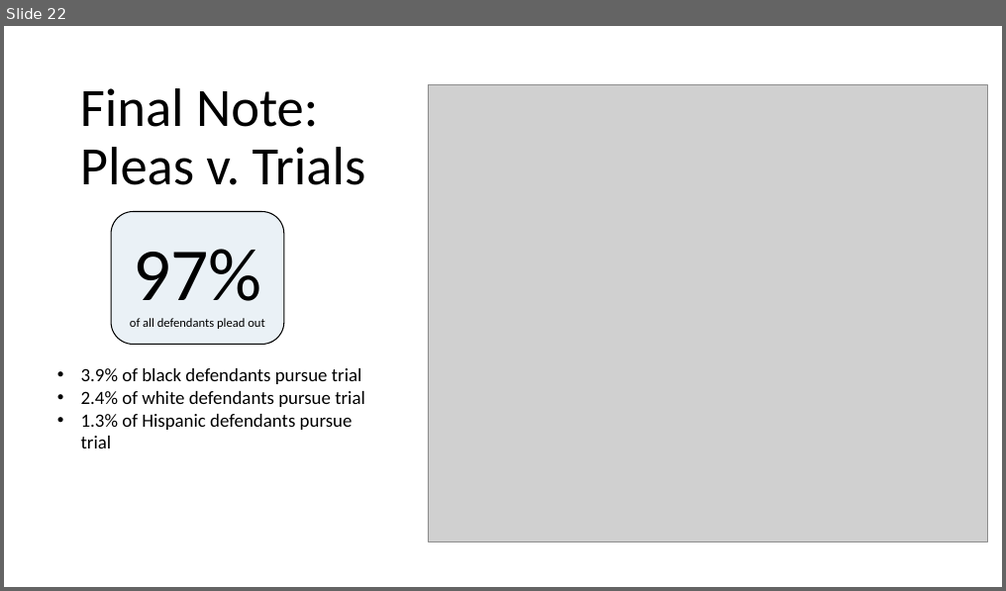
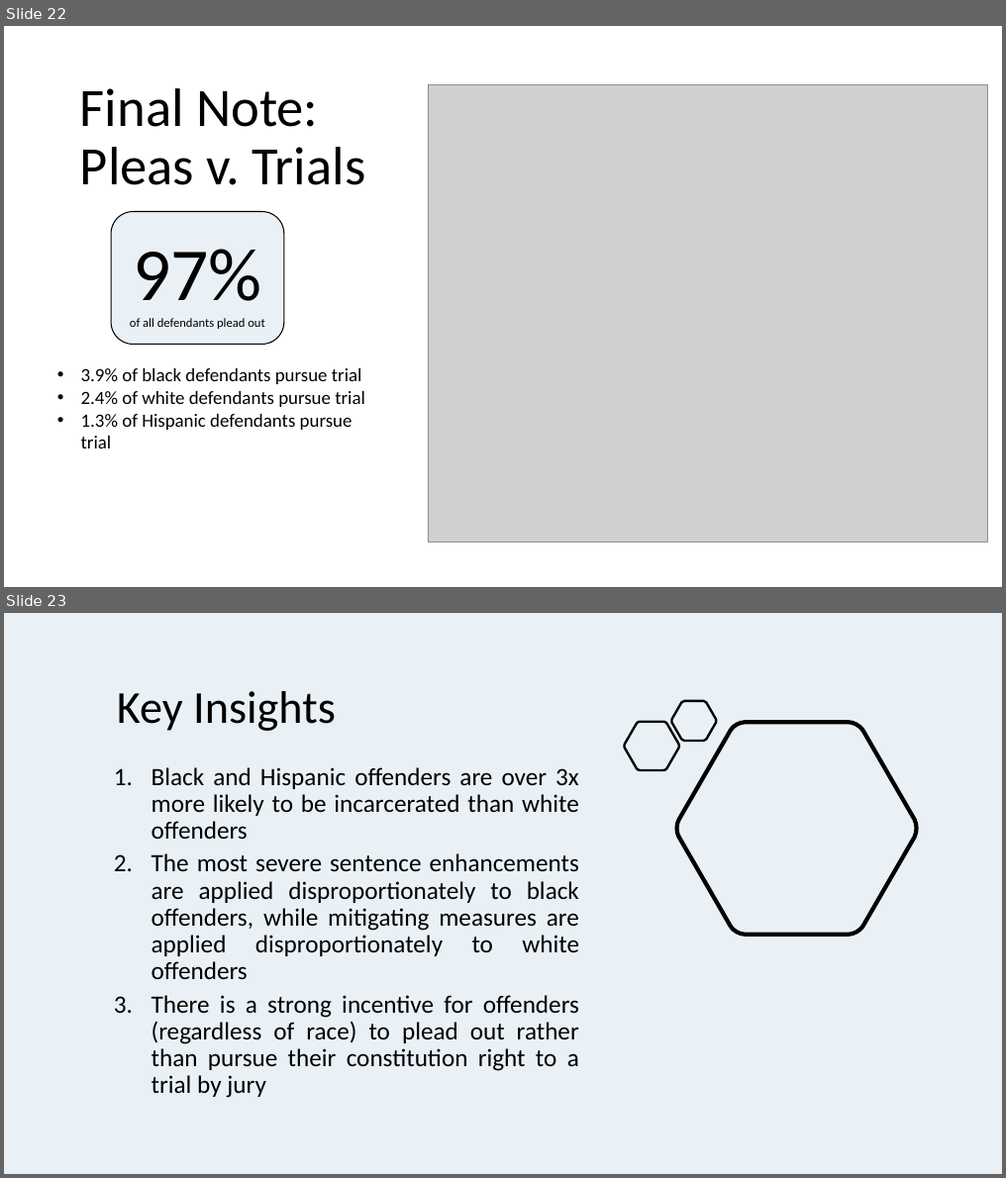
Before and after one commit to jenwhitson/sentencing_project, a slide deck: Presentation.pptx. Shown one above the other, each under a label of ours: slide 22 before the commit, slides 22 and 23 after it. The pictures are 1006x591 and 1006x1178 pixels, drawn with LibreOffice and Linux fonts; fonts in the diff are those of the drawing; grey boxes stand for pictures. Boxes give left, top, right and bottom in pixels: in the first picture for what was removed or moved away, otherwise in the second. Text is boxed around its words. In the diff, an @@ line names an element or a change of style, - is before the commit and + after.

```diff
--- a/Presentation.pptx
+++ b/Presentation.pptx
@@ slide 23 added at (x1=4, y1=613, x2=1002, y2=1174), background #EAF1F6 @@
@@ title added at (x1=117, y1=691, x2=336, y2=731), 44 pt, text #000000 @@
+Key Insights
@@ freeform shape added at (x1=672, y1=701, x2=717, y2=741), outline #000000 2.25 pt @@
@@ freeform shape added at (x1=624, y1=722, x2=679, y2=770), outline #000000 2.25 pt @@
@@ freeform shape added at (x1=677, y1=722, x2=917, y2=935), outline #000000 4 pt @@
@@ text added at (x1=152, y1=767, x2=579, y2=1098), 24 pt, text #000000 @@
+1. Black and Hispanic offenders are over 3x more likely to be incarcerated than white offenders
+2. The most severe sentence enhancements are applied disproportionately to black offenders, while mitigating measures are applied disproportionately to white offenders
+3. There is a strong incentive for offenders (regardless of race) to plead out rather than pursue their constitution right to a trial by jury
```
Also in this commit, not shown: 5 slides changed.
